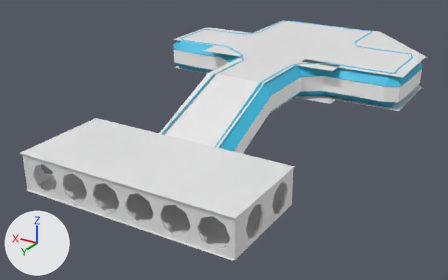
An edit to the Blender file Assets/Scenes/Chapter1-3/Models/Chapter1-3Mesh.Blend, drawn before and after from the same camera.
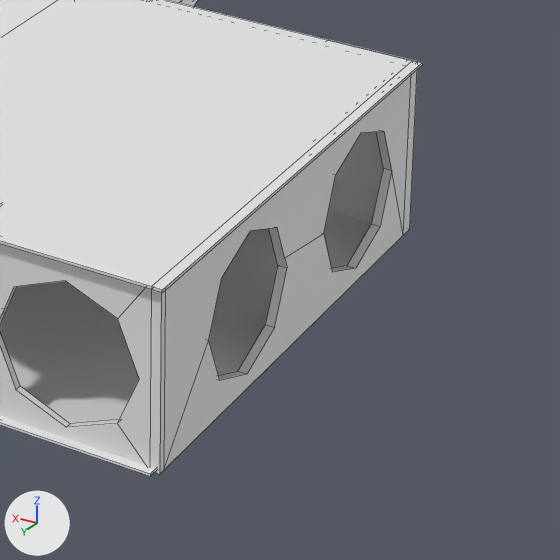
The first picture shows the older version from a 50 mm lens placed at (-35.6, 72.0, 35.0), pointed at (2.1, 9.1, 3.5). The close-ups show both versions on the part from 44% to 73% of the width and 54% to 100% of the height of that picture; other places that the commit changed are outside them. The lights are fixed; the arrows at lower left show +X, +Y and +Z. The close-ups show mesh edges as thin lines.

Before the edit, the objects in view are built like this:
```python
me_cube = bpy.data.meshes.new('Cube')
me_cube.from_pydata(...)  # 228 vertices, 138 faces; spans x -3.5..4.1, y -25.9..44.0, z -1.0..1.0
me_cube_002 = bpy.data.meshes.new('Cube.002')
me_cube_002.from_pydata(...)  # 68 vertices, 66 faces; spans x -4.0..4.1, y -7.5..1.0, z -144.7..1.0
me_cube_007 = bpy.data.meshes.new('Cube.007')
me_cube_007.from_pydata(...)  # 76 vertices, 74 faces; spans x -4.0..4.1, y -7.5..1.0, z -144.7..1.0
ob_cube = bpy.data.objects.new('Cube', me_cube)
ob_cube.location = (-1.29, 25.16, 6.2)
ob_cube.scale = (3.36, 0.166, 2.15)
ob_cube_001 = bpy.data.objects.new('Cube.001', me_cube_002)
ob_cube_001.location = (-0.6, 26.34, 4.11)
ob_cube_001.scale = (4.22, 6.31, -0.0299)
ob_cube_002 = bpy.data.objects.new('Cube.002', me_cube_007)
ob_cube_002.location = (-0.6, 26.34, 8.37)
ob_cube_002.scale = (4.22, 6.31, -0.0299)
```
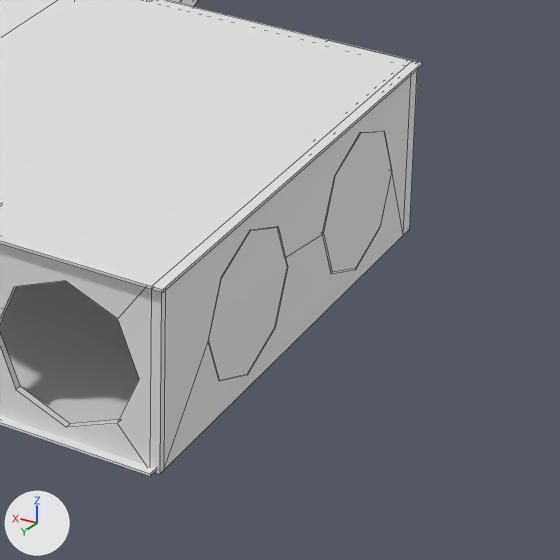
What differs and where, as boxes [x1, y1, x2, y2] in the close-ups (560 x 560 px):
'Cylinder', added: after [208, 131, 392, 381]

The edits, one by one:
Mesh me_cylinder is new.
It has 66 vertices, 38 faces and spans x -1.01..0.99, y -2.58..2.35, z -1.49..0.51.
Object 'Cylinder' (ob_cylinder) is new; it shows me_cylinder.
Its location is (-12.93, 26.48, 6.11).
Its rotation in degrees is (0, -90, 0).
Its scale is (1.72, 1.72, 0.114).
